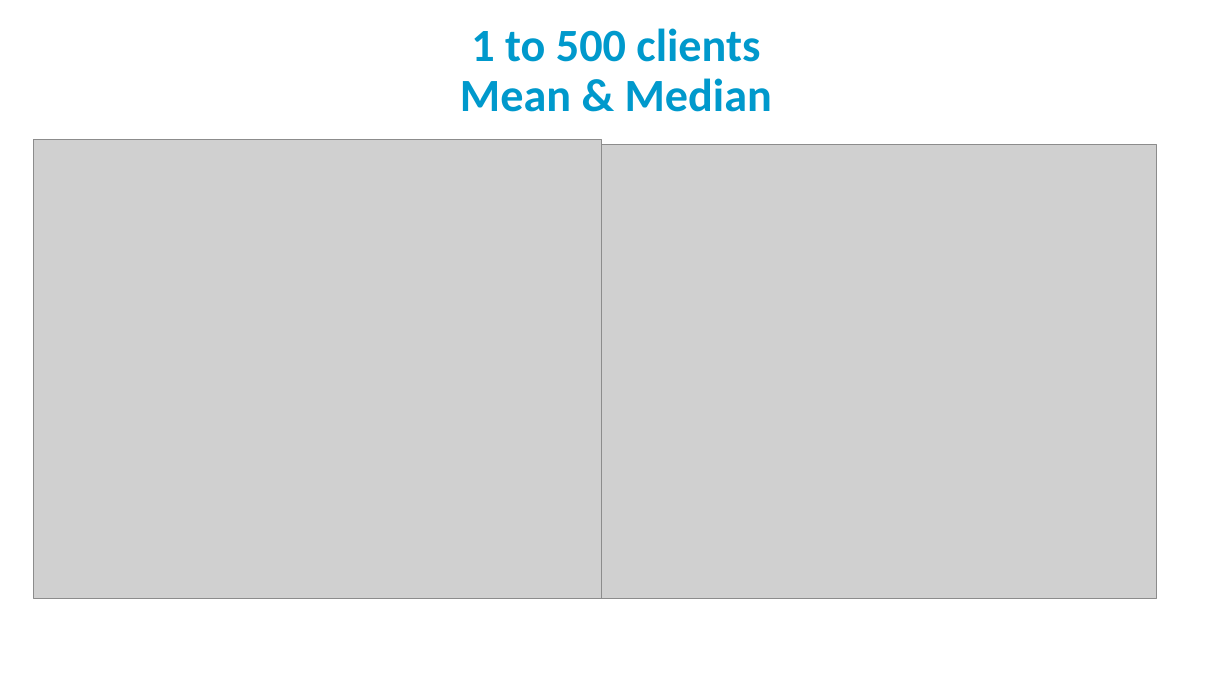
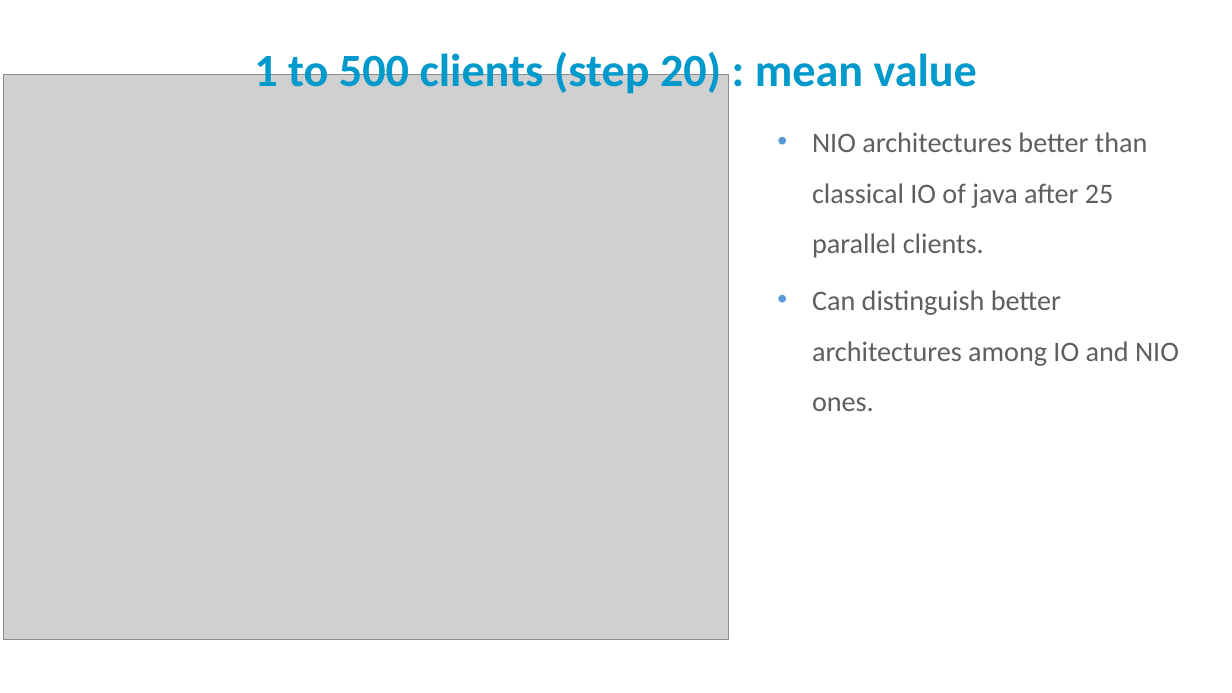
Before and after one commit to PatrickAndrade/top2developers, a slide deck: slide 14 of Perf Eval - Final presentation.pptx (slide 12 before the commit). Drawn at 1232x693 pixels with LibreOffice and Linux fonts; fonts in the diff are those of the drawing; grey boxes stand for pictures; background and template pictures are left out. Boxes give left, top, right and bottom in pixels: in the first picture for what was removed or moved away, otherwise in the second. Text is boxed around its words. In the diff, an @@ line names an element or a change of style, - is before the commit and + after.

```diff
--- a/Perf Eval - Final presentation.pptx
+++ b/Perf Eval - Final presentation.pptx
@@ text at (254,48,977,94): text changed @@
-1 to 500 clients
-Mean & Median
+1 to 500 clients (step 20) : mean value
@@ picture: place and size @@
-picture at (34,140,602,599)
+picture at (4,75,728,640)
@@ picture removed at (592,144,1156,599) @@
@@ text added at (812,132,1179,411), 22 pt, text #5F5F5F @@
+• NIO architectures better than classical IO of java after 25 parallel clients.
+• Can distinguish better architectures among IO and NIO ones.
```
Also in this commit, not shown: 9 other slides changed, 9 slides added, 5 slides removed.
